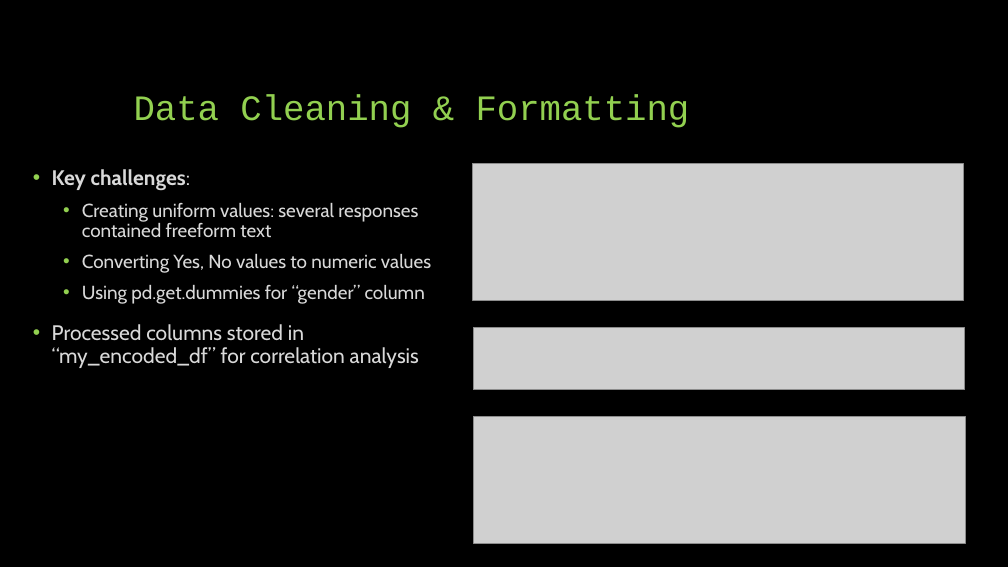
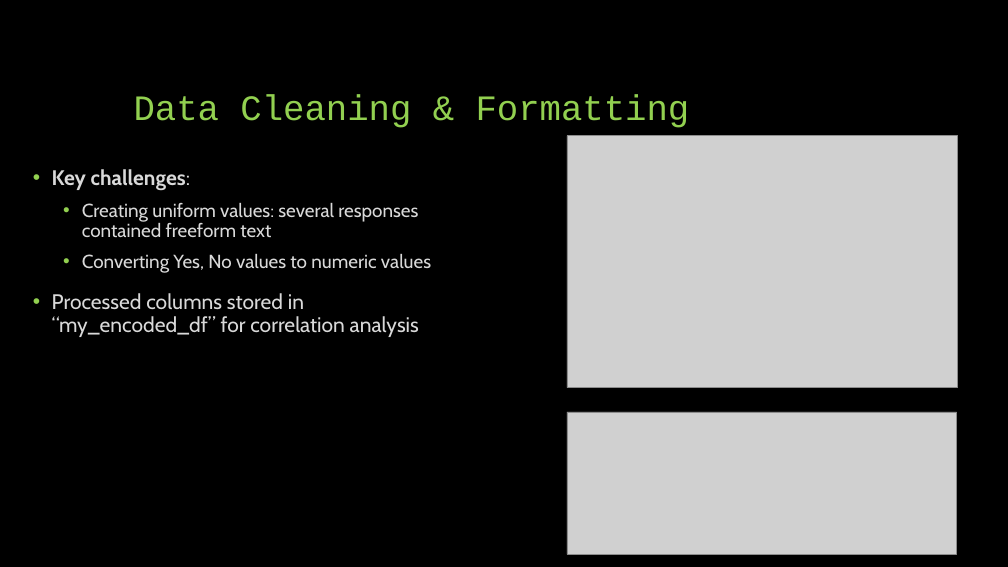
Before and after one commit to JimCarson1/Project_1, a slide deck: slide 4 of Project 1 UNC AI Bootcamp.pptx. Drawn at 1008x567 pixels with LibreOffice and Linux fonts; fonts in the diff are those of the drawing; grey boxes stand for pictures. Boxes give left, top, right and bottom in pixels: in the first picture for what was removed or moved away, otherwise in the second. Text is boxed around its words. In the diff, an @@ line names an element or a change of style, - is before the commit and + after.

```diff
--- a/Project 1 UNC AI Bootcamp.pptx
+++ b/Project 1 UNC AI Bootcamp.pptx
@@ picture added at (x1=567, y1=135, x2=958, y2=387) @@
@@ picture removed at (x1=473, y1=164, x2=964, y2=301) @@
@@ text at (x1=82, y1=285, x2=425, y2=304): paragraph removed @@
-  • Using pd.get.dummies for “gender” column
@@ picture removed at (x1=473, y1=327, x2=965, y2=389) @@
@@ picture resized from (x1=474, y1=417, x2=966, y2=544) to (x1=567, y1=412, x2=957, y2=554) @@
```
Also in this commit, not shown: 7 other slides changed, 1 slide added, 1 slide removed.
